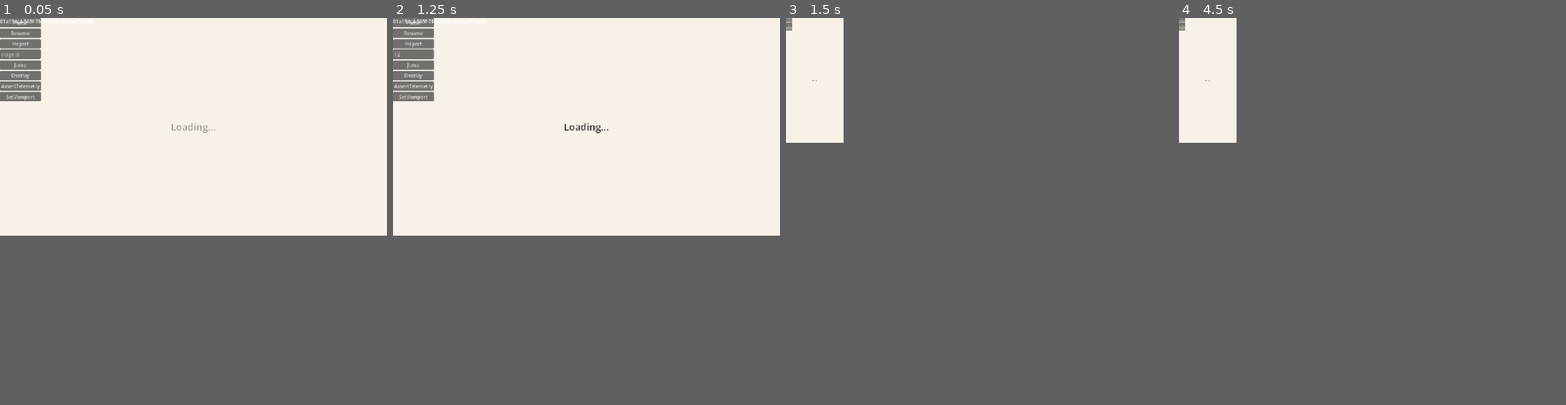
Above: before the commit, frames 1-4 (left to right).
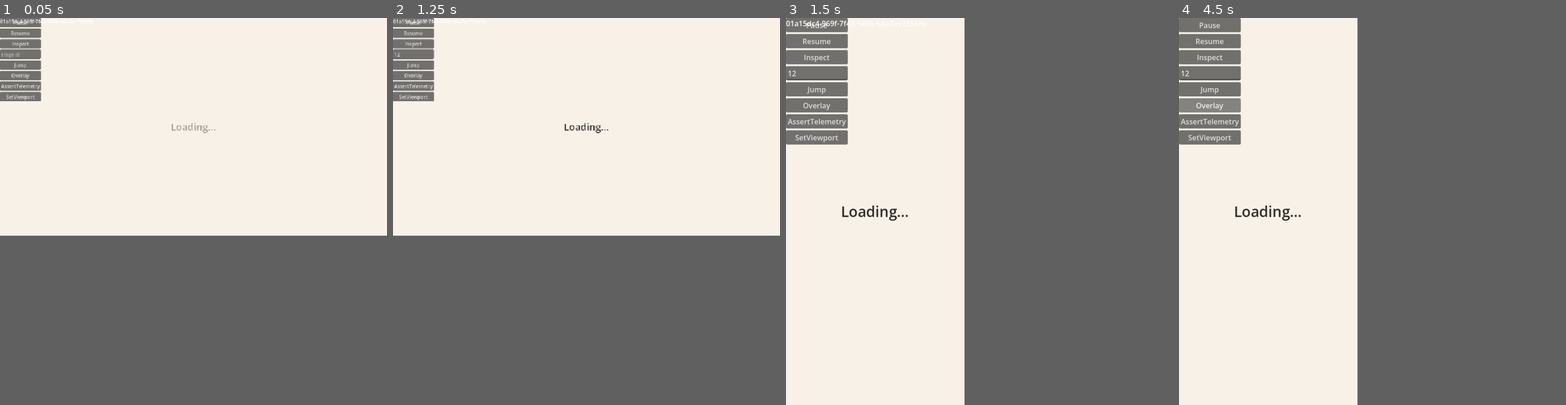
Above: after the commit, the same moments.

Repository: waigore/simplechessv2
Game: Godot game, scene res://main.tscn
The game is run twice, just before and just after one commit, with the same random seed, the same clock (stepped at 60 frames per second) and the same inputs.
Inputs (mouse positions are in pixels of both pictures, inside the frame that each line leads up to):
- Up to frame 1 (0.05 s): no input
- Up to frame 2 (1.25 s): click (412, 52) at 0.52 s; type "12" at 0.6 s
- Up to frame 3 (1.5 s): click "SetViewport" at 1.25 s
- Up to frame 4 (4.5 s): click "Resume" at 2 s; click "Inspect" at 2.75 s; click "Jump" at 3.5 s; click "Overlay" at 4.25 s
In our replay, in frame 3 the window is 119x258 before the commit and 369x800 after it. These sizes can differ from the game's own. Grey fills any space a smaller window leaves; there, only what the larger window draws over its background counts as a difference.

Frames 1-2 are identical in both runs. In frame 3, 4.9% of the frame differs, in the area x 0-32%, y 0-53%; in frame 4, 5.0%.

Commit message:
Render the S13 phone frame at its own size and reflow it (#546)
#708: after O12 set a 390x844 window the layout still drew in 1280x2770
project units (canvas_items + expand), so body text rendered at 69 px and
passed S13 while the screen judged by PTU-mode-pick S6 was never drawn.
Content scaling is now off for the applied frame, the panels take the ratio
of the frame the seam applied, and UiChrome.frame_height_of resolves the
running window instead of a control's own height (16 * 44 / 640 -> 1 px).

Diff:
--- a/game/playtest_seams.gd
+++ b/game/playtest_seams.gd
@@ -93,23 +93,57 @@
 	var graphical := PlaytestGate.has_display() and window != null
 	if graphical and window.size != Vector2i(width, height):
 		window.size = Vector2i(width, height)
-	## The running window is the frame; before the seam has one it claims no
-	## height rather than the requested one, so `S13` never reads a size that is
-	## not on screen (I6). A runner that refuses the resize keeps its own frame.
+	if graphical:
+		_resize_to_frame(window)
+		_reflow_layout()
+	var report := _frame_report(width, height, text_scale)
+	_viewport_report = report.duplicate()
+	viewport_changed.emit(report)
+	emit_tel("set_viewport", "pass" if graphical else "skip", "SIT.6")
+	return report
+
+
+## #708 — the applied frame is the drawable, not an elastic scale of the
+## reference one. The project stretches `canvas_items` with `expand`, so a
+## resized window would keep a 1280 project width and grow the project height
+## to phone-width × expansion: the layout would draw far larger than the phone
+## it claims to be, at sizes that pass `S13` and are judged by none of the
+## screen. Turning content scaling off makes the window's own px the frame
+## (UIS.T2 stays a ratio of the frame height, so the layout still reflows).
+## `S13` reads the rendered frame, so nothing here sets a size.
+func _resize_to_frame(window: Window) -> void:
+	if window.content_scale_mode == Window.CONTENT_SCALE_MODE_DISABLED:
+		return
+	window.content_scale_mode = Window.CONTENT_SCALE_MODE_DISABLED
+	window.content_scale_size = Vector2i(0, 0)
+
+
+## The layout must take the ratio of the frame just applied, not the one it
+## renders before `O12` runs (#708). The seam only asks; the ratio still comes
+## from `CMP-presentation` (`D1`).
+func _reflow_layout() -> void:
+	var host := get_parent()
+	var shell := host as Presentation
+	if shell != null:
+		shell.reflow_text_for_frame()
+
+
+## The frame the seam applied and the body text that frame renders (D2). Every
+## size is read from the viewport after the resize, never from the arguments.
+func _frame_report(width: int, height: int, text_scale: float) -> Dictionary:
+	## Before the seam has a frame it claims no height rather than the requested
+	## one, so `S13` never reads a size that is not on screen (I6). A runner that
+	## refuses the resize keeps its own frame.
 	var frame_height := PlaytestGate.frame_height(self)
-	var report := {
+	return {
 		"width": width,
 		"height": height,
 		"text_scale": text_scale,
-		"applied": graphical,
+		"applied": PlaytestGate.has_display(),
 		"frame_height_px": frame_height,
 		"rendered_text_scale": Presentation.text_scale_for_frame_height(frame_height),
 		"body_text_px": _body_text_px(frame_height),
 	}
-	_viewport_report = report.duplicate()
-	viewport_changed.emit(report)
-	emit_tel("set_viewport", "pass" if graphical else "skip", "SIT.6")
-	return report
 
 
 func last_viewport_report() -> Dictionary:
--- a/game/playtest_seams_test.gd
+++ b/game/playtest_seams_test.gd
@@ -3,9 +3,12 @@
 
 
 func _initialize() -> void:
+	## Hold the checks one frame so the debug panel's controls enter the tree and
+	## take their rects before `#708` reads the frame they resolve against.
+	await process_frame
 	if not _check_release():
 		return
-	if not _check_playtest():
+	if not await _check_playtest():
 		return
 	quit(0)
 
@@ -110,6 +113,7 @@
 		return false
 	if not _check_debug(seams, stage):
 		return false
+	await process_frame
 	return _check_viewport(seams)
 
 
@@ -127,12 +131,12 @@
 	var framed := PlaytestGate.in_frame(seams)
 	var frame := int(phone.get("frame_height_px", 0))
 	var empty := seams.set_viewport(0, 844, 1.0)
-	# UIS.T2 is a ratio to the reference height, so a taller phone frame sits above
-	# BODY_PX; a hardcoded or clamped size at BODY_PX fails `scales_with_frame`.
-	var phone_expected := Presentation.scaled_body_px(_frame_ratio(wanted.y))
+	# UIS.T2 is a ratio to the reference height, so a taller frame sits above
+	# BODY_PX. This compares the hook's own answers at two heights; the hook is
+	# what reports, so a clamped or hardcoded size fails here.
 	var scales_with_frame := (
-		phone_expected > UiChrome.BODY_PX
-		and phone_expected > Presentation.scaled_body_px(_frame_ratio(640))
+		Presentation.body_text_screen_px_for_frame_height(wanted.y)
+		> Presentation.body_text_screen_px_for_frame_height(UiChrome.REFERENCE_FRAME_HEIGHT_PX)
 	)
 	var panel_button := seams.get_node("PlaytestDebug/DebugPanel/SetViewport") as Button
 	var problem := ""
@@ -164,16 +168,42 @@
 		problem = "S13 hook must follow the rendered frame, not a constant"
 	elif not _phone_ratio():
 		problem = "S13 phone frame must reflow the shipped layout"
-	elif not _ignores_argument_scale(seams):
-		problem = "S13 seam must not report the argument it was handed"
 	elif not empty.is_empty():
 		problem = "S13 invalid input must not return a report"
 	elif panel_button == null:
 		problem = "S13 debug panel control"
-	elif not _hook_tracks_the_frame():
-		problem = "S13 hook must follow the rendered frame, not a constant"
-	elif not _phone_ratio():
-		problem = "S13 phone frame must reflow the shipped layout"
+	if not problem.is_empty():
+		return _fail(problem)
+	if not _check_frame_height(seams):
+		return false
+	return true
+
+
+## #708 — the frame a control reflows to is the running window, never the
+## control's own height. A 44 px button resolved `16 * 44 / 640` and drew at
+## 1 px, and the phone frame drew at a stale desktop ratio. The subject is the
+## debug panel's own control: a 44 px box in the frame the layout renders in.
+func _check_frame_height(seams: PlaytestSeams) -> bool:
+	var button := seams.get_node("PlaytestDebug/DebugPanel/SetViewport") as Button
+	var own_height := button.size.y
+	var frame := UiChrome.frame_height_of(button)
+	var scale := UiChrome.responsive_text_scale(button)
+	var project := float(ProjectSettings.get_setting("display/window/size/viewport_height", 0))
+	var problem := ""
+	if frame <= 0.0:
+		problem = "#708 frame height unread"
+	elif DisplayServer.get_name() == "headless" and not is_equal_approx(frame, project):
+		problem = "#708 headless frame must be the project height"
+	elif (
+		own_height > 0.0
+		and is_equal_approx(own_height, frame)
+		and not is_equal_approx(frame, project)
+	):
+		problem = "#708 frame followed the control's own height, not the window"
+	elif not is_equal_approx(scale, frame / UiChrome.REFERENCE_FRAME_HEIGHT_PX):
+		problem = "#708 ratio must come from the frame"
+	elif UiChrome.scaled_px(UiChrome.BODY_PX, scale) < UiChrome.BODY_PX:
+		problem = "#708 body text below BODY_PX at the reference frame"
 	if not problem.is_empty():
 		return _fail(problem)
 	return true
@@ -265,10 +295,6 @@
 		ok = puzzle_px >= UiChrome.scaled_px(UiChrome.BODY_PX, applied)
 	presented.queue_free()
 	return ok
-
-
-func _frame_ratio(height_px: int) -> float:
-	return Presentation.text_scale_for_frame_height(float(height_px))
 
 
 func _remember_viewport(report: Dictionary, reports: Array) -> void:
--- a/game/presentation.gd
+++ b/game/presentation.gd
@@ -276,6 +276,19 @@
 ## restyle on any later action keeps the reflowed sizes (AC4). One path, no
 ## phone-width theme; the board reflows on its next render.
 func _on_frame_resized() -> void:
+	_reflow_text()
+	_layout_shared_play_regions()
+
+
+## #708 — `S13` only reports the frame the layout really renders in when the
+## ratio follows the window, not a stale one from before the resize. `O12` may
+## change the drawable without a `resized` signal (a content-scale change), so
+## the seam asks the node to reflow on every applied viewport.
+func reflow_text_for_frame() -> void:
+	_reflow_text()
+
+
+func _reflow_text() -> void:
 	if _router == null:
 		return
 	var scale := text_scale()
@@ -284,7 +297,6 @@
 	_mode_pick.set_text_scale(scale)
 	_shared_setup.set_text_scale(scale)
 	_shared_result.set_text_scale(scale)
-	_layout_shared_play_regions()
 
 
 func _on_screen_requested(screen_id: String, state: Dictionary) -> void:
--- a/game/ui_chrome.gd
+++ b/game/ui_chrome.gd
@@ -162,15 +162,14 @@
 	return frame_height_px / REFERENCE_FRAME_HEIGHT_PX
 
 
-## The frame every UIS.T2 surface currently renders into. A headless runner has
-## no display frame (its root window stays at the 100 px placeholder), so a
-## resized control is its own frame and a full-rect one reports the project size.
+## The frame every UIS.T2 surface currently renders into: the running window, the
+## same frame `S13` reports. A control's own height is never the frame — a 44 px
+## button would resolve `16 * 44 / 640` and draw at 1 px (#708). A headless runner
+## has no display frame (its root window stays at the 100 px placeholder), so a
+## full-rect control reports the project size instead.
 static func frame_height_of(control: Control) -> float:
-	if not is_instance_valid(control):
+	if not is_instance_valid(control) or not control.is_inside_tree():
 		return 0.0
-	var own := control.size.y
-	if own > 0.0:
-		return own
 	var tree := control.get_tree()
 	if tree != null and tree.root != null and DisplayServer.get_name() != "headless":
 		return float(tree.root.size.y)
